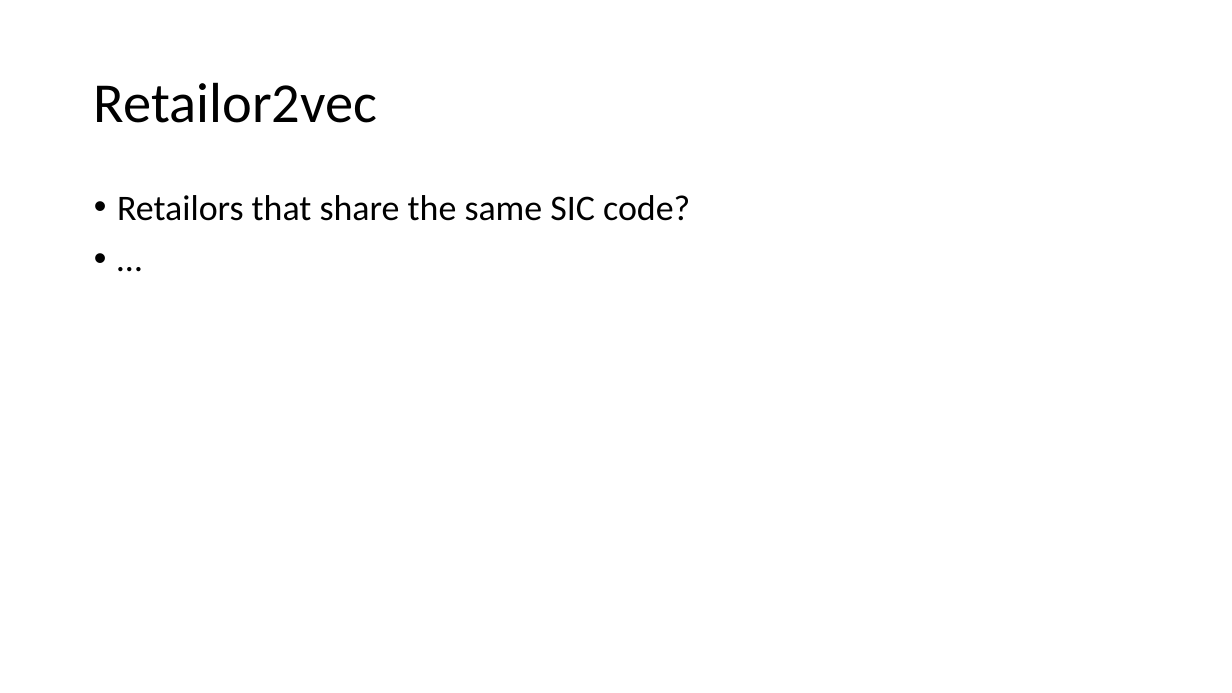
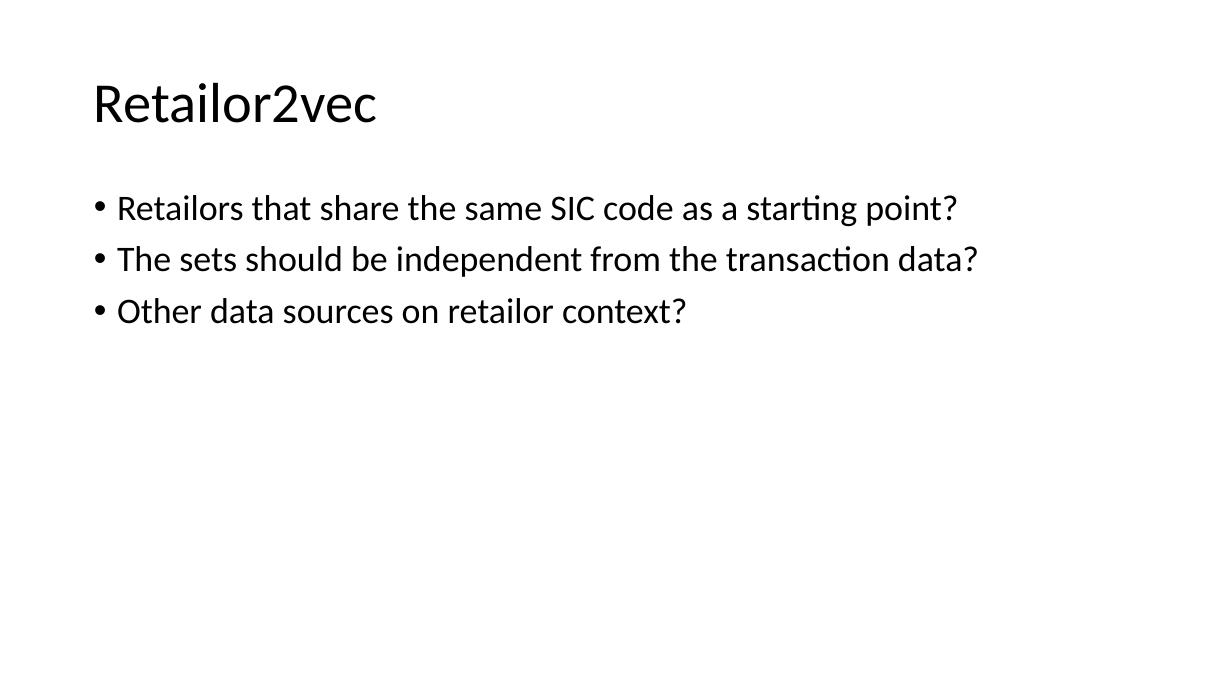
Before and after one commit to rui-zhang-ocean/Predict_Transactions, a slide deck: slide 9 of literatures/word2vec_item2vec_summary.pptx. Drawn at 1232x693 pixels with LibreOffice and Linux fonts; fonts in the diff are those of the drawing. Boxes give left, top, right and bottom in pixels: in the first picture for what was removed or moved away, otherwise in the second. Text is boxed around its words. In the diff, an @@ line names an element or a change of style, - is before the commit and + after.

```diff
--- a/literatures/word2vec_item2vec_summary.pptx
+++ b/literatures/word2vec_item2vec_summary.pptx
@@ text at box(117, 195, 979, 324): text changed @@
-• Retailors that share the same SIC code?
-• …
+• Retailors that share the same SIC code as a starting point?
+• The sets should be independent from the transaction data?
+• Other data sources on retailor context?
```
Also in this commit, not shown: 1 other slide changed.
